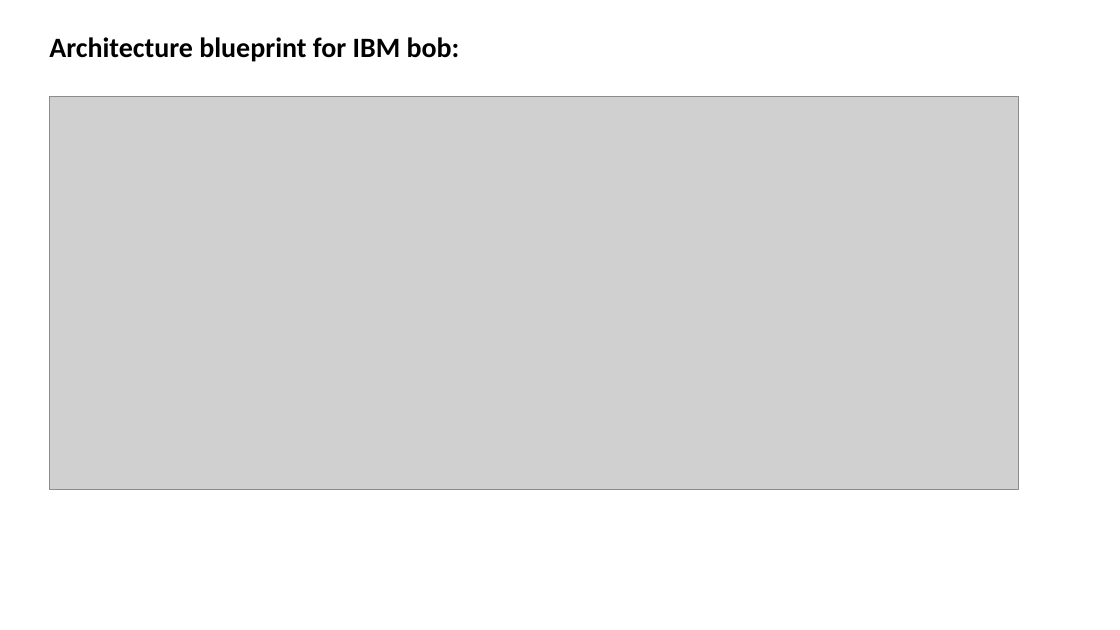
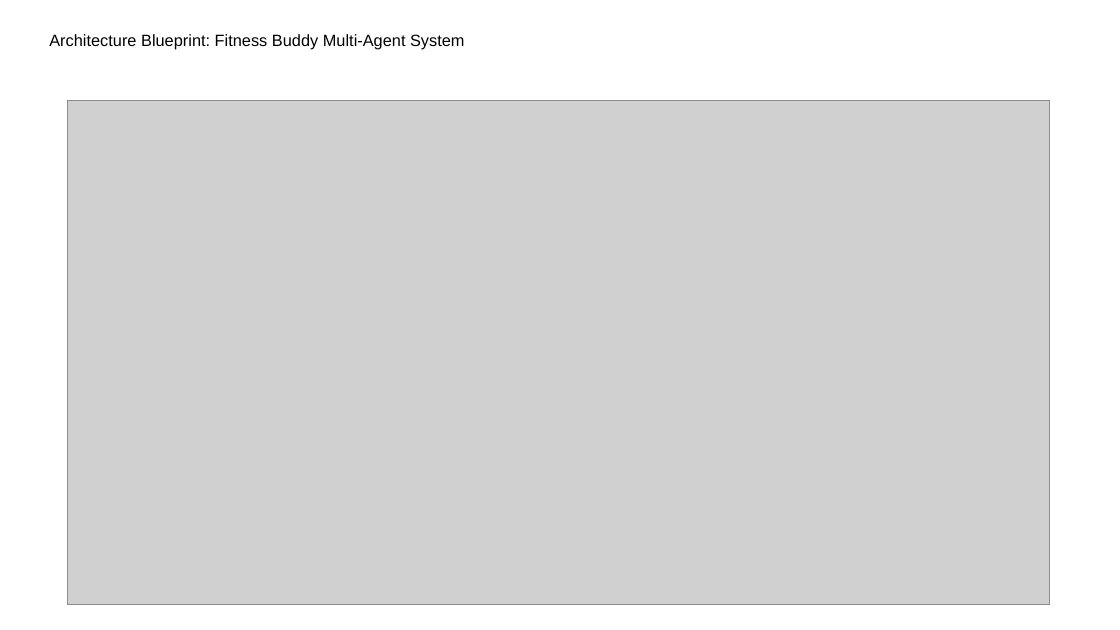
Before and after one commit to Ronak-webdev/Fitness-Buddy, a slide deck: slide 13 of AICTE_IBM_BOB_Project_Submission_Template_FitnessBuddy.pptx. Drawn at 1120x630 pixels with LibreOffice and Linux fonts; fonts in the diff are those of the drawing; grey boxes stand for pictures. Boxes give left, top, right and bottom in pixels: in the first picture for what was removed or moved away, otherwise in the second. Text is boxed around its words. In the diff, an @@ line names an element or a change of style, - is before the commit and + after.

Commit message:
Add high-resolution system architecture blueprint diagram and update Slide 13 in PPT

```diff
--- a/AICTE_IBM_BOB_Project_Submission_Template_FitnessBuddy.pptx
+++ b/AICTE_IBM_BOB_Project_Submission_Template_FitnessBuddy.pptx
@@ text at (49, 34, 464, 49): text changed; size 24 to 14 pt; font Calibri to Arial; bold off @@
-Architecture blueprint for IBM bob:
+Architecture Blueprint: Fitness Buddy Multi-Agent System
@@ picture: place and size @@
-picture at (50, 97, 1019, 490)
+picture at (67, 101, 1050, 605)
```
Also in this commit, not shown: 4 other files.
